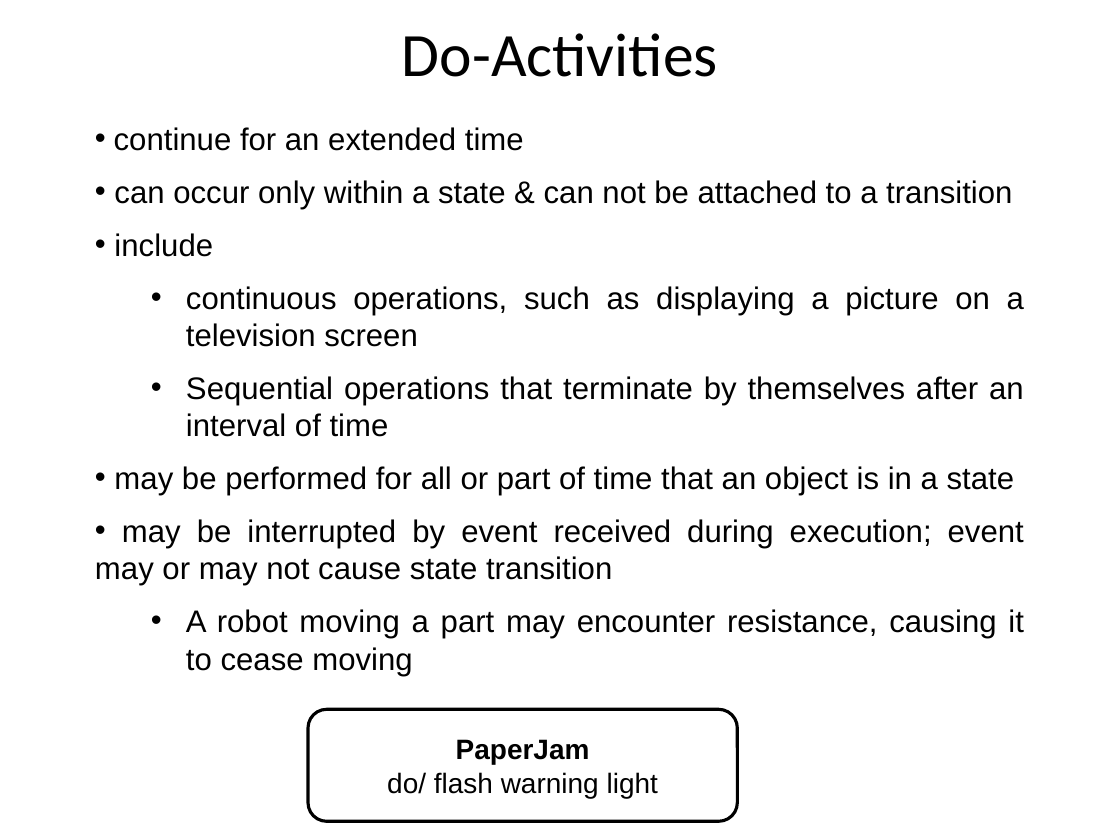
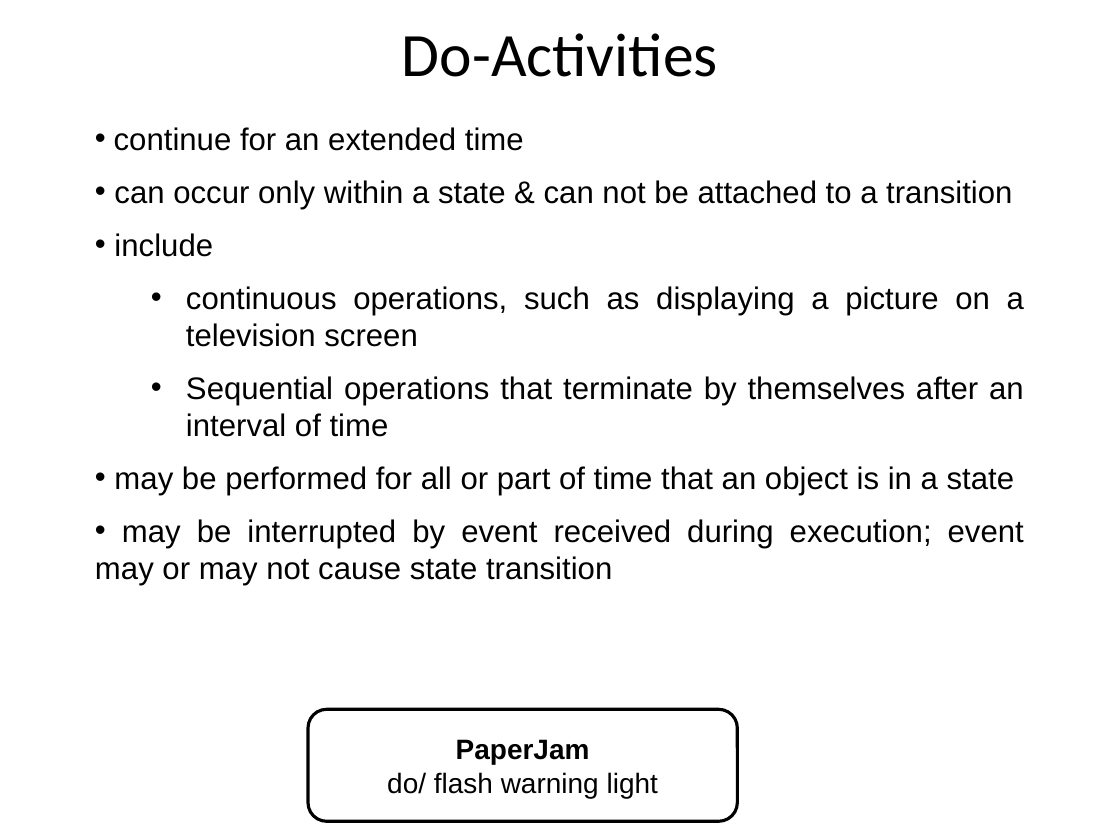
Before and after one commit to theabhishek07/Object-Oriented-Analysis-and-Design, a slide deck: slide 26 of Classroom/9. stateModeling.pptx (slide 28 before the commit). Drawn at 1120x840 pixels with LibreOffice and Linux fonts; fonts in the diff are those of the drawing. Boxes give left, top, right and bottom in pixels: in the first picture for what was removed or moved away, otherwise in the second. Text is boxed around its words. In the diff, an @@ line names an element or a change of style, - is before the commit and + after.

```diff
--- a/Classroom/9. stateModeling.pptx
+++ b/Classroom/9. stateModeling.pptx
@@ text at bbox=[186, 609, 1024, 676]: paragraph removed @@
-  • A robot moving a part may encounter resistance, causing it to cease moving
```
Also in this commit, not shown: 3 other slides changed, 2 slides added, 6 slides removed, 3 other files.
